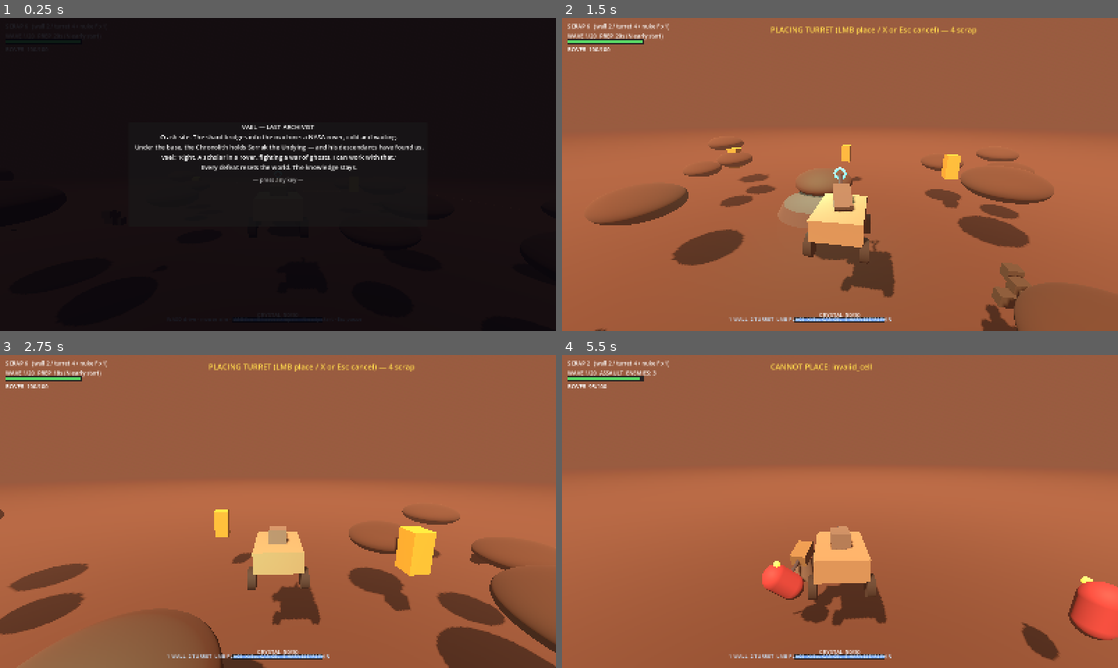
Above: before the commit, frames 1-4 (two rows, left to right).
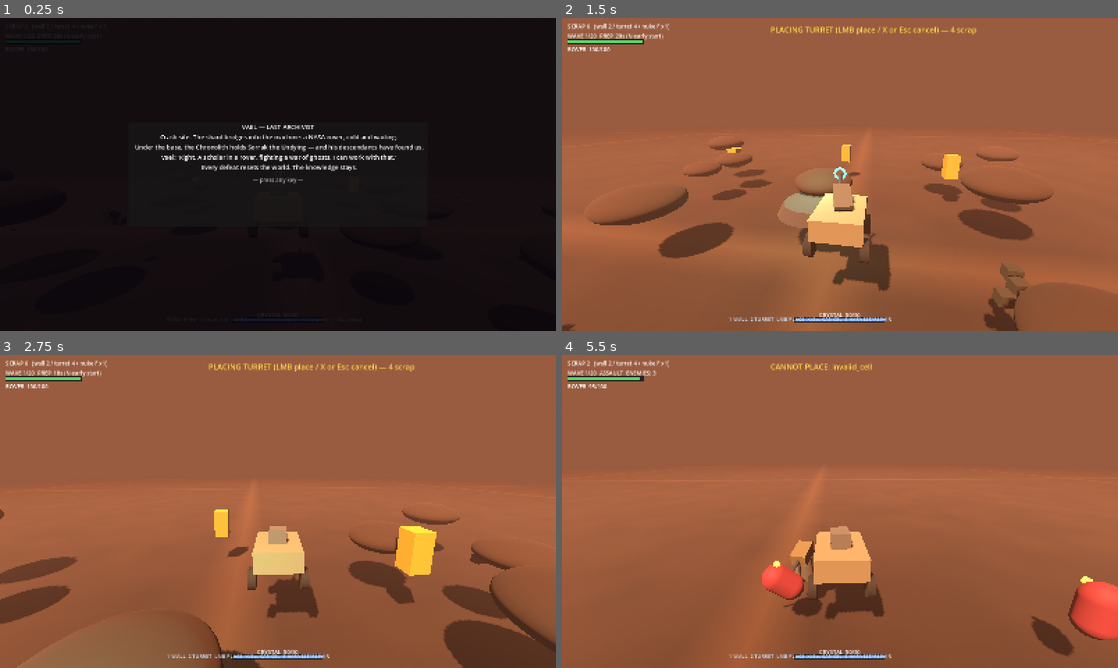
Above: after the commit, the same moments.

Repository: Sumane/chronolith-game
Game: Godot game, scene res://scenes/v1/entry.tscn
Same seed, same stepped clock (60 frames per second), same inputs: the game is played once before the commit and once after it.
Inputs (mouse positions are in pixels of both pictures, inside the frame that each line leads up to):
- Up to frame 1 (0.25 s): no input
- Up to frame 2 (1.5 s): tap Enter at 0.5 s; move the mouse to (867, 174) at 0.52 s; hold 1 (build_1) 0.53-1.28 s; hold W (move_up) from 0.53 s (still down); click (867, 174) at 0.67 s; move the mouse to (812, 174) at 1.27 s; tap 2 (build_2) at 1.35 s
- Up to frame 3 (2.75 s): keep holding W (move_up); move the mouse to (289, 505) at 2.02 s; tap 3 (build_3) at 2.1 s
- Up to frame 4 (5.5 s): keep holding W (move_up); move the mouse to (834, 517) at 2.77 s; tap 4 (build_4) at 2.85 s; click (834, 517) at 2.92 s; move the mouse to (878, 514) at 3.52 s; hold V (deploy_rover) 3.53-4.28 s; move the mouse to (795, 508) at 4.27 s; tap N (early_start) at 4.35 s; move the mouse to (845, 511) at 5.02 s; hold Space (fire) from 5.03 s (still down); click (845, 511) at 5.17 s

The runs differ from the first frame. In frame 2, 4.1% of the frame differs, in the area x 0-85%, y 48-100%; in frame 3, 5.2%, in the area x 0-100%, y 59-100%; in frame 4, 3.2%.

Commit message:
Playtest fix 3: textured, near-level plain — the grounded horizon
The 500 m plain was a flat colour: past the arena edge the ground faded
into a fog colour matching the sky's mirrored below-horizon gradient,
so the horizon read as an inverted sky and the arena as a floating slab
(user report: 'ground texture inverted, everything floating').
Plain now carries a 256 px tile (32 m, 4 m grid, dimmer than the arena,
material-tiled across 500 m) and sits at y=-1.8 near the terrain's low
edge. terrain_probe asserts the texture + position (5 checks).
Regression: 240 v1 + 71 2D green.

Diff:
--- a/tests/v1/terrain_probe.gd
+++ b/tests/v1/terrain_probe.gd
@@ -51,13 +51,24 @@
 		has_grid = tex is ImageTexture and (tex as ImageTexture).get_image().get_size() == Vector2i(640, 640)
 	check("terrain carries a 640 px grid texture (16 px per metre tile)", has_grid)
 
-	# a wide plain under the heightmap extends the horizon
+	# a wide, TEXTURED plain under the heightmap extends the horizon
+	# (playtest fix 3: an untextured plain read as a sky mirror)
 	var plain_ok := false
+	var plain_tex_ok := false
+	var plain_y_ok := false
 	for c in arena.get_children():
 		if c is MeshInstance3D and (c as MeshInstance3D).mesh is PlaneMesh \
 			and ((c as MeshInstance3D).mesh as PlaneMesh).size.x >= 200.0:
 			plain_ok = true
+			plain_y_ok = (c as MeshInstance3D).position.y >= -2.0
+			var pm := (c as MeshInstance3D).material_override
+			if pm is StandardMaterial3D:
+				var ptex := (pm as StandardMaterial3D).albedo_texture
+				plain_tex_ok = ptex is ImageTexture \
+					and (ptex as ImageTexture).get_image().get_size() == Vector2i(256, 256)
 	check("500 m plain extends the horizon past the arena edge", plain_ok)
+	check("plain carries a 256 px ground texture (reads as ground, not sky)", plain_tex_ok)
+	check("plain sits near the terrain's low edge (no see-through gap)", plain_y_ok)
 
 	# fog dense enough to fade the 40 m edge into the plain
 	var we: WorldEnvironment = null
--- a/world/arena.gd
+++ b/world/arena.gd
@@ -88,6 +88,38 @@
 	m.roughness = 1.0
 	return m
 
+## The plain beyond the arena: a 256 px tile covering 32 m (8 px per
+## metre) with a coarser 4 m grid — clearly ground, dimmer than the arena,
+## repeated across the 500 m field so the horizon never reads as sky.
+func _plain_texture() -> ImageTexture:
+	const RES := 256
+	const PER_M := 8
+	const CELL := 32  # 4 m grid cells
+	var img := Image.create(RES, RES, false, Image.FORMAT_RGB8)
+	var base := Color(0.22, 0.13, 0.09)
+	var line := Color(0.36, 0.22, 0.14)
+	for y in RES:
+		for x in RES:
+			var r := fmod(sin(float(x) * 12.9898 + float(y) * 78.233) * 43758.5453, 1.0)
+			r = absf(r)
+			var v := 1.0 + (r - 0.5) * 0.24
+			var c := Color(base.r * v, base.g * v, base.b * v)
+			if x % CELL == 0 or y % CELL == 0:
+				c = line
+			img.set_pixel(x, y, c)
+	# (tiling is driven by the 3D material's texture_repeat_enabled +
+	# u_tile/v_tile — the texture's own repeat mode is a 2D-canvas thing)
+	return ImageTexture.create_from_image(img)
+
+func _plain_material() -> StandardMaterial3D:
+	var m := StandardMaterial3D.new()
+	m.albedo_texture = _plain_texture()
+	m.texture_repeat_enabled = true
+	m.u_tile = 500.0 / 32.0
+	m.v_tile = 500.0 / 32.0
+	m.roughness = 1.0
+	return m
+
 ## The whole 40 m arena in one 640 px image (16 px per metre tile): base
 ## Mars tone with deterministic speckle noise plus a bright line at every
 ## tile edge, so the surface reads as 1 m square placeholder tiles and
@@ -127,13 +159,16 @@
 	world.environment = env
 	add_child(world)
 	# wide plain under the heightmap: looking over the arena edge meets a
-	# fog-shrouded Mars plain, not the void
+	# fog-shrouded Mars plain, not the void. Playtest fix 3: the plain is
+	# TEXTURED (untextured it read as a sky mirror — the inverted ground)
+	# and sits near the terrain's low edge so the arena reads as raised
+	# ground, not a floating slab over a see-through gap.
 	var gp := MeshInstance3D.new()
 	var plane := PlaneMesh.new()
 	plane.size = Vector2(500.0, 500.0)
 	gp.mesh = plane
-	gp.material_override = _mat(Color(0.30, 0.17, 0.12))
-	gp.position.y = -2.5
+	gp.material_override = _plain_material()
+	gp.position.y = -1.8
 	add_child(gp)
 	var sun := DirectionalLight3D.new()
 	sun.rotation_degrees = Vector3(-55.0, -30.0, 0.0)
Not shown, changed: docs/progress.md
